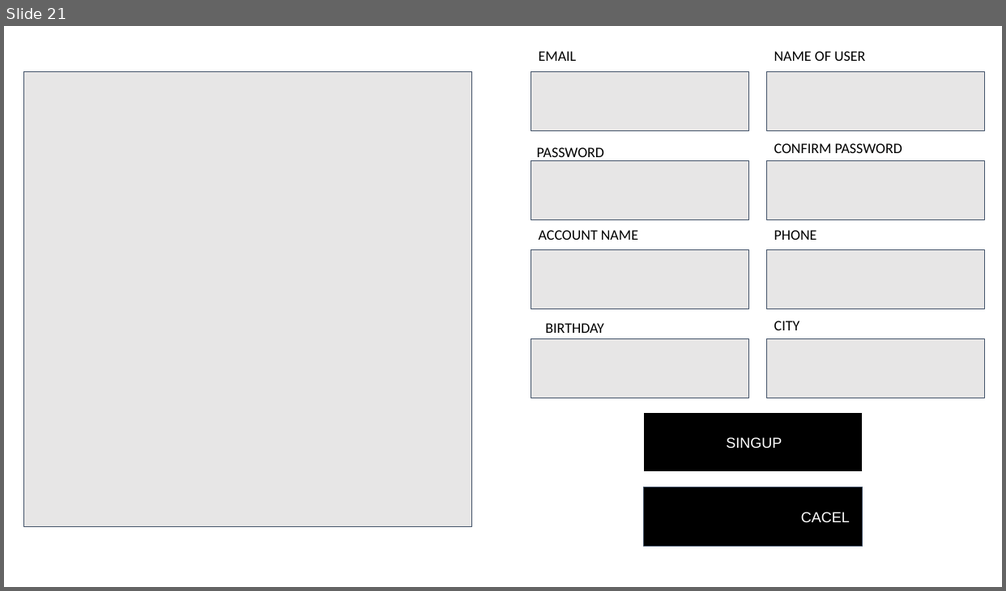
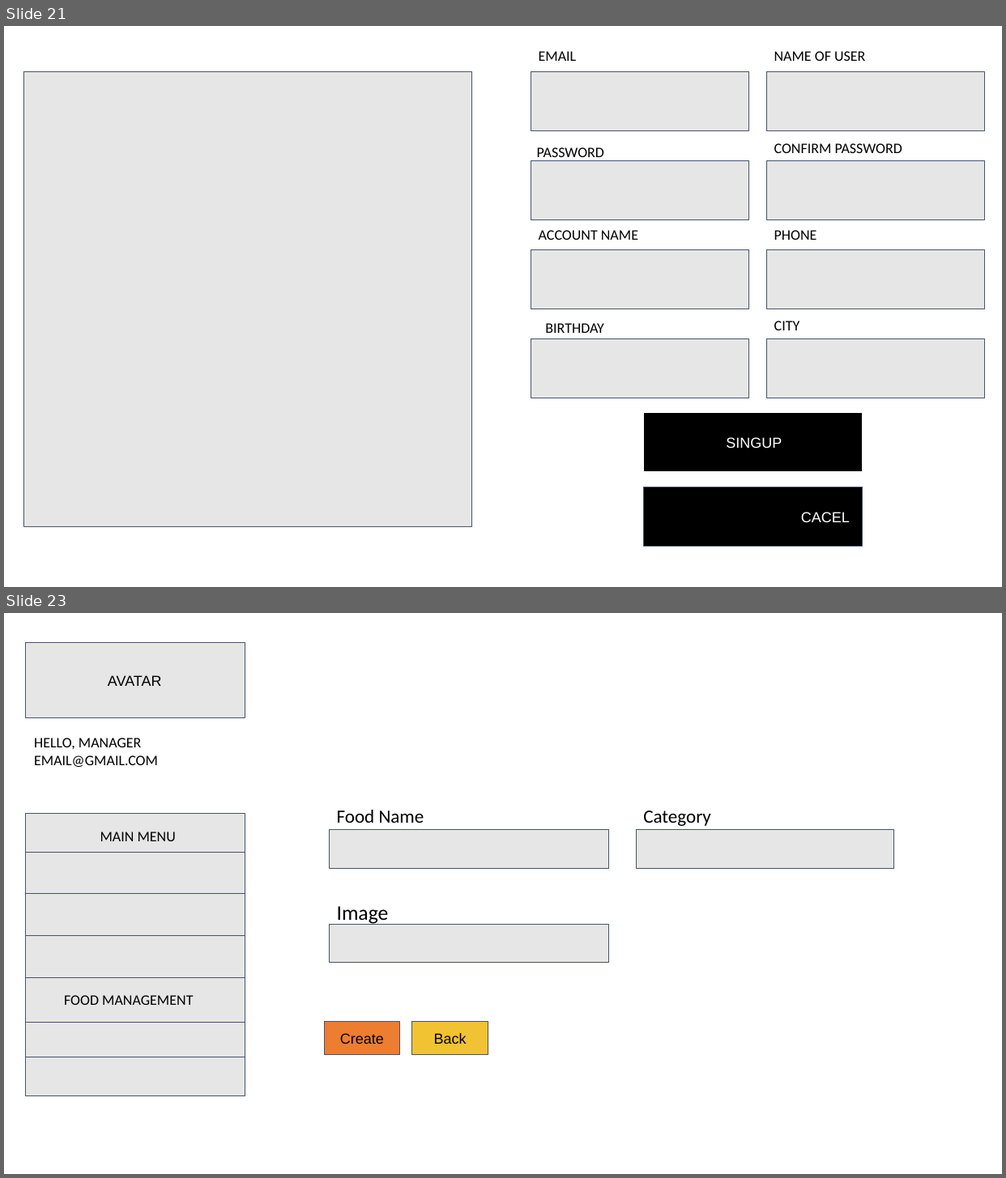
Before and after one commit to votrungquantp15/SE1618-GroupQNP, a slide deck: SWP-Document/SWP/wireframe SWP.pptx. Shown one above the other, each under a label of ours: slide 21 before the commit, slides 21 and 23 after it; the slides between them are not shown. The pictures are 1006x591 and 1006x1178 pixels, drawn with LibreOffice and Linux fonts; fonts in the diff are those of the drawing. Boxes give left, top, right and bottom in pixels: in the first picture for what was removed or moved away, otherwise in the second. Text is boxed around its words. In the diff, an @@ line names an element or a change of style, - is before the commit and + after.

```diff
--- a/SWP-Document/SWP/wireframe SWP.pptx
+++ b/SWP-Document/SWP/wireframe SWP.pptx
@@ slide 23 added at <box>4,613,1002,1174</box>, background #FFFFFF @@
@@ rectangle added at <box>26,642,246,717</box>, fill #E7E6E6, outline #44546A 0.75 pt, 14 pt, text #000000 @@
+AVATAR
@@ text added at <box>34,738,158,767</box>, 14 pt, text #000000 @@
+HELLO, MANAGER
+EMAIL@GMAIL.COM
@@ rectangle added at <box>25,814,245,1097</box>, fill #E7E6E6, outline #44546A 0.75 pt @@
@@ rectangle added at <box>329,829,609,869</box>, fill #E7E6E6, outline #44546A 0.75 pt @@
@@ text added at <box>337,810,424,823</box>, 18 pt, text #000000 @@
+Food Name
@@ rectangle added at <box>636,829,894,869</box>, fill #E7E6E6, outline #44546A 0.75 pt @@
@@ text added at <box>643,811,711,826</box>, 18 pt, text #000000 @@
+Category
@@ line added from (26, 853) to (246, 853), #44546A 0.75 pt @@
@@ text added at <box>100,832,176,841</box>, 14 pt, text #000000 @@
+MAIN MENU
@@ line added from (25, 894) to (246, 894), #44546A 0.75 pt @@
@@ rectangle added at <box>329,924,609,962</box>, fill #E7E6E6, outline #44546A 0.75 pt @@
@@ text added at <box>337,906,389,925</box>, 20 pt, text #000000 @@
+Image
@@ line added from (26, 936) to (246, 936), #44546A 0.75 pt @@
@@ line added from (26, 978) to (246, 978), #44546A 0.75 pt @@
@@ text added at <box>64,995,193,1005</box>, 14 pt, text #000000 @@
+FOOD MANAGEMENT
@@ line added from (25, 1023) to (246, 1023), #44546A 0.75 pt @@
@@ rectangle added at <box>325,1023,401,1055</box>, fill #ED7D31, outline #44546A 0.75 pt, 14 pt, text #000000 @@
+Create
@@ rectangle added at <box>412,1023,488,1055</box>, fill #F1C232, outline #44546A 0.75 pt, 14 pt, text #000000 @@
+Back
@@ line added from (26, 1057) to (246, 1057), #44546A 0.75 pt @@
```
Also in this commit, not shown: 7 other slides added, 7 other files.
